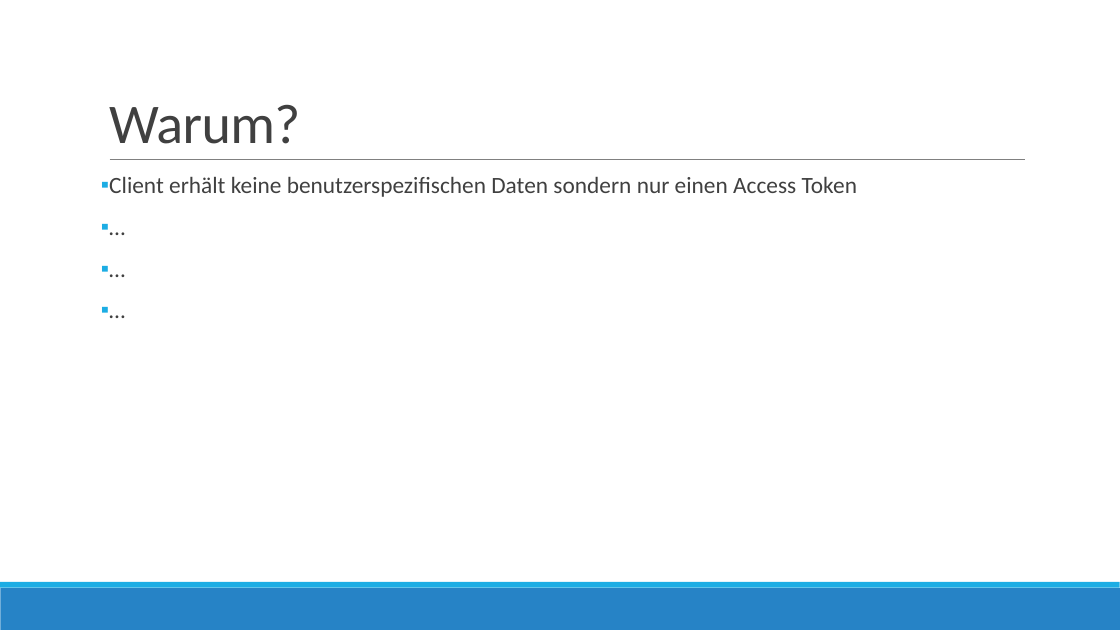
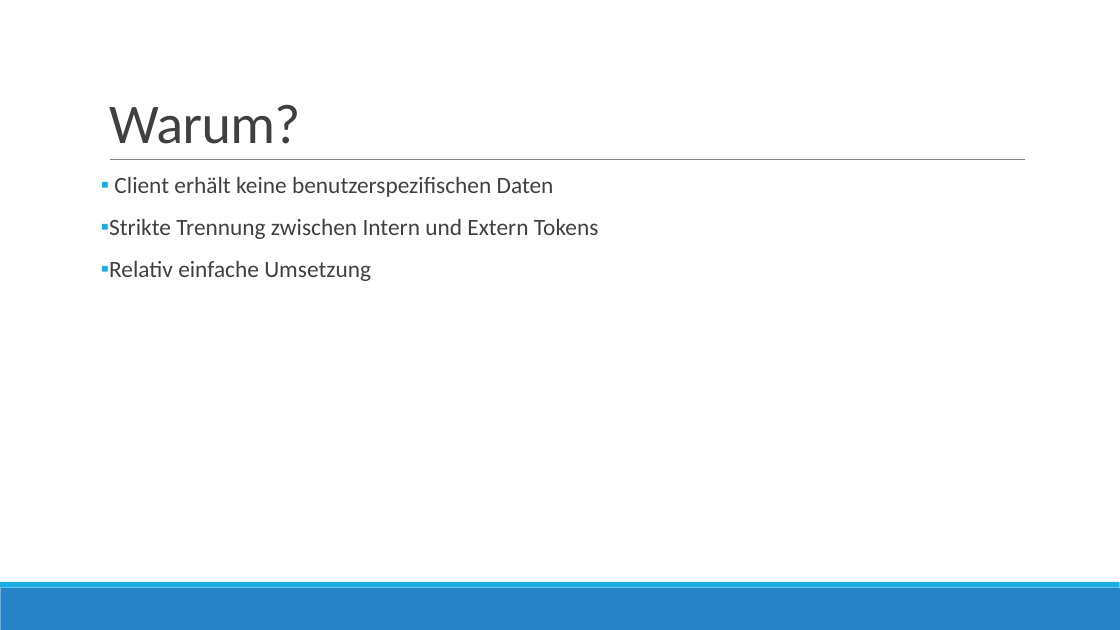
Before and after one commit to abcshmedu/pbl-bugproducer-pbl, a slide deck: slide 3 of pbl-bugprod.pptx. Drawn at 1120x630 pixels with LibreOffice and Linux fonts; fonts in the diff are those of the drawing. Boxes give left, top, right and bottom in pixels: in the first picture for what was removed or moved away, otherwise in the second. Text is boxed around its words. In the diff, an @@ line names an element or a change of style, - is before the commit and + after.

```diff
--- a/pbl-bugprod.pptx
+++ b/pbl-bugprod.pptx
@@ text at [109, 177, 599, 281]: text changed @@
-▪ Client erhält keine benutzerspezifischen Daten sondern nur einen Access Token
-▪ …
-▪ …
-▪ …
+▪ Client erhält keine benutzerspezifischen Daten
+▪ Strikte Trennung zwischen Intern und Extern Tokens
+▪ Relativ einfache Umsetzung
```
Also in this commit, not shown: 1 other slide changed.
